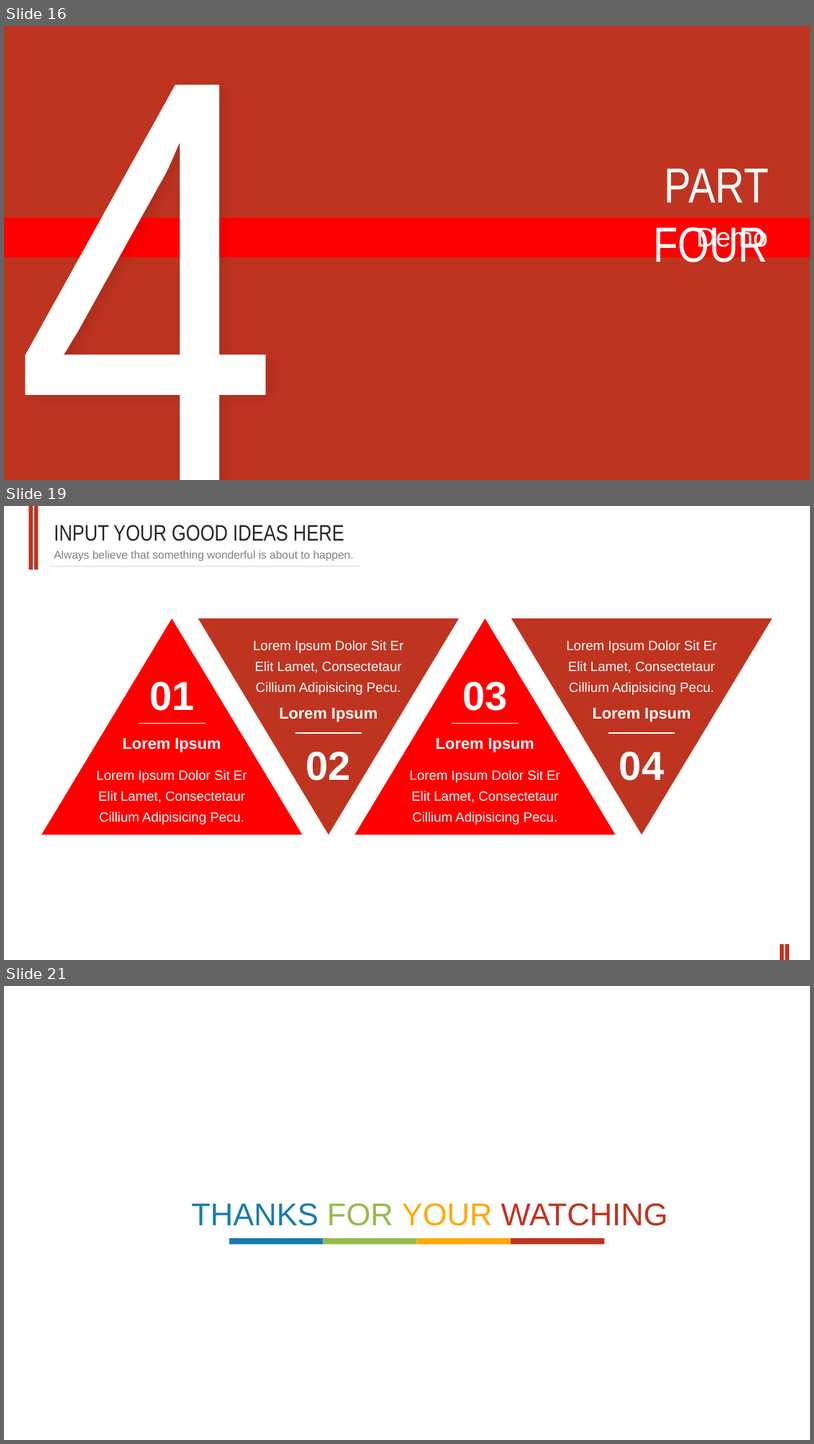
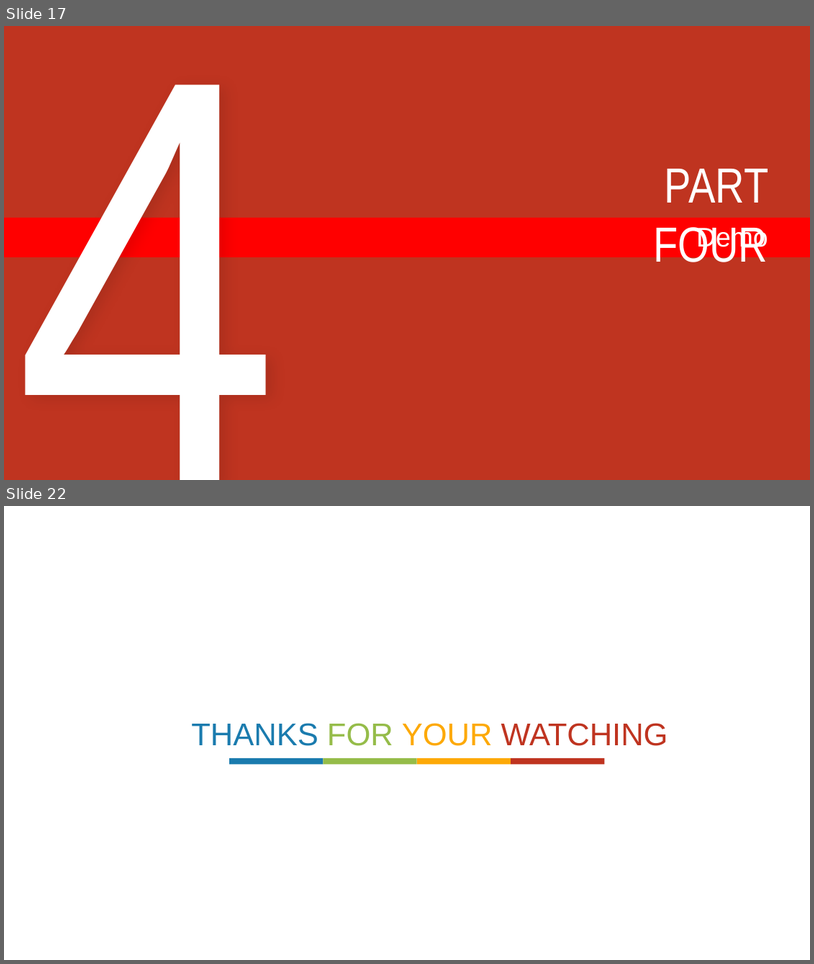
Before and after one commit to yingy4/Team4-Final-Project, a slide deck: Final Presentation.pptx. Shown one above the other, each under a label of ours: slides 16, 19 and 21 before the commit, slides 17 and 22 after it; the slides between them are not shown. The pictures are 814x1444 and 814x964 pixels, drawn with LibreOffice and Linux fonts; fonts in the diff are those of the drawing. Boxes give left, top, right and bottom in pixels: in the first picture for what was removed or moved away, otherwise in the second. Text is boxed around its words. In the diff, an @@ line names an element or a change of style, - is before the commit and + after.

```diff
--- a/Final Presentation.pptx
+++ b/Final Presentation.pptx
@@ slide 19 removed at bbox=[4, 506, 810, 960], background #FFFFFF @@
@@ rectangle removed at bbox=[29, 506, 33, 569] @@
@@ rectangle removed at bbox=[34, 506, 38, 569] @@
@@ text removed at bbox=[54, 525, 345, 541] @@
-INPUT YOUR GOOD IDEAS HERE
@@ line removed from (50, 566) to (360, 566) @@
@@ text removed at bbox=[54, 551, 354, 561] @@
-Always believe that something wonderful is about to happen.
@@ triangle removed at bbox=[42, 619, 302, 835] @@
@@ triangle removed at bbox=[198, 619, 459, 835] @@
@@ triangle removed at bbox=[355, 619, 615, 835] @@
@@ triangle removed at bbox=[512, 619, 772, 835] @@
@@ text removed at bbox=[253, 640, 404, 695] @@
-Lorem Ipsum Dolor Sit Er Elit Lamet, Consectetaur Cillium Adipisicing Pecu.
@@ text removed at bbox=[566, 640, 718, 695] @@
-Lorem Ipsum Dolor Sit Er Elit Lamet, Consectetaur Cillium Adipisicing Pecu.
@@ text removed at bbox=[149, 682, 194, 710] @@
-01
@@ text removed at bbox=[463, 682, 507, 710] @@
-03
@@ text removed at bbox=[279, 708, 378, 722] @@
-Lorem Ipsum
@@ text removed at bbox=[593, 708, 691, 722] @@
-Lorem Ipsum
@@ text removed at bbox=[123, 738, 221, 752] @@
-Lorem Ipsum
@@ line removed from (139, 723) to (206, 723) @@
@@ line removed from (295, 733) to (362, 733) @@
@@ text removed at bbox=[436, 738, 535, 752] @@
-Lorem Ipsum
@@ line removed from (453, 723) to (519, 723) @@
@@ line removed from (609, 733) to (675, 733) @@
@@ text removed at bbox=[306, 752, 351, 780] @@
-02
@@ text removed at bbox=[620, 752, 664, 780] @@
-04
@@ text removed at bbox=[96, 770, 247, 824] @@
-Lorem Ipsum Dolor Sit Er Elit Lamet, Consectetaur Cillium Adipisicing Pecu.
@@ text removed at bbox=[410, 770, 561, 824] @@
-Lorem Ipsum Dolor Sit Er Elit Lamet, Consectetaur Cillium Adipisicing Pecu.
@@ rectangle removed at bbox=[781, 944, 784, 960] @@
@@ rectangle removed at bbox=[785, 944, 790, 960] @@
@@ what was slide 16 is now slide 17 @@
@@ what was slide 21 is now slide 22 @@
```
Also in this commit, not shown: 2 slides changed, 5 slides added, 3 other slides removed.
